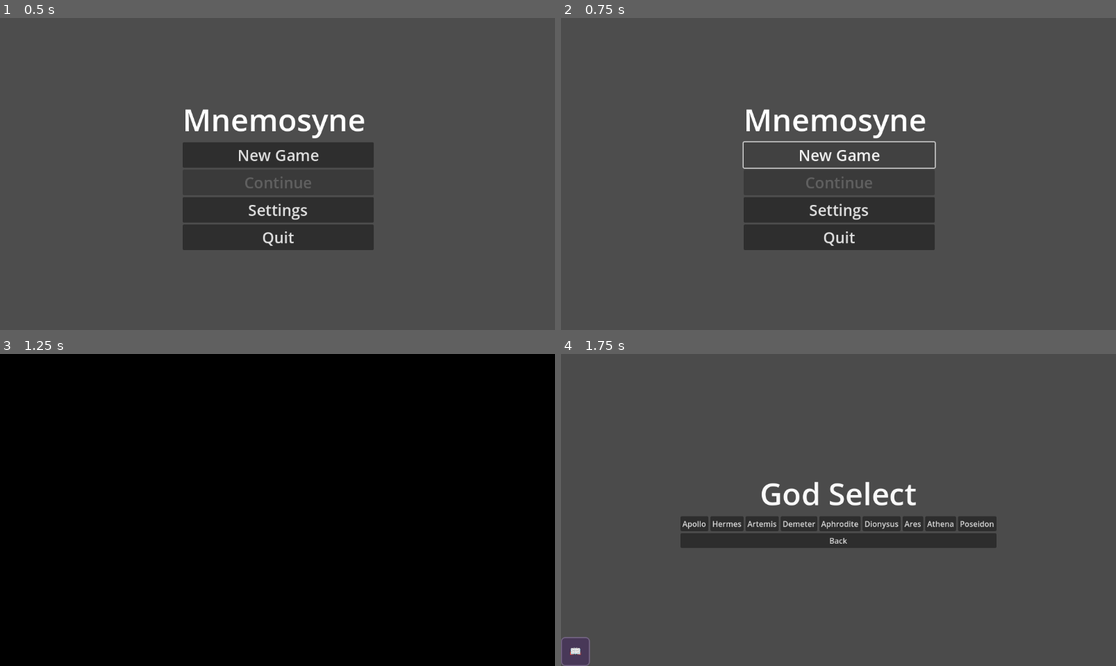
Above: before the commit, frames 1-4 (two rows, left to right).
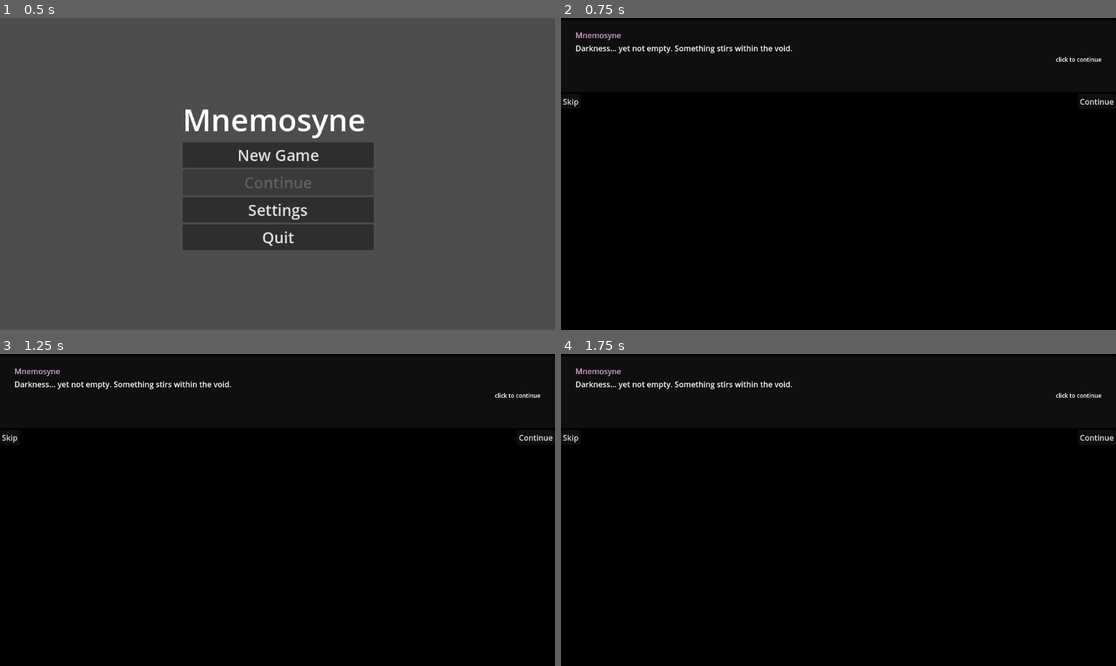
Above: after the commit, the same moments.

Repository: leslieharding/Mnemosyne
Game: Godot game, scene res://Scenes/MainMenu.tscn
Two runs of this game, one before a commit and one after it. Both use one fixed random seed, a clock stepped at 60 frames per second and the inputs below.
Inputs (mouse positions are in pixels of both pictures, inside the frame that each line leads up to):
- Up to frame 1 (0.5 s): no input
- Up to frame 2 (0.75 s): click "New Game" at 0.5 s
- Up to frame 3 (1.25 s): no input
- Up to frame 4 (1.75 s): click (838, 491) at 1.25 s, where only the run before the commit has a clickable "New Game"

Frame 1 is identical in both runs. In frame 2, 100% of the frame differs, in the area x 0-100%, y 0-100%; in frame 3, 0.7%; in frame 4, 100%.
Error after the commit: Invalid assignment of property or key 'text' with value of type 'String' on a base object of type 'null instance'. (res://Scripts/cutscene.gd:104)

Commit message:
trying to implement cut scenes

Diff:
--- a/Scripts/cutscene_manager.gd
+++ b/Scripts/cutscene_manager.gd
@@ -28,7 +28,20 @@
 	# Create Apollo character
 	var apollo = Character.new("Apollo", Color("#FFD700"), null, "right")
 
-	# Sample awakening cutscene
+	# NEW: Opening awakening cutscene
+	var opening_lines: Array[DialogueLine] = []
+	opening_lines.append(DialogueLine.new("Mnemosyne", "Darkness... yet not empty. Something stirs within the void."))
+	opening_lines.append(DialogueLine.new("Mnemosyne", "Fragments. Echoes. Memories that are not my own."))
+	opening_lines.append(DialogueLine.new("Apollo", "She awakens at last. The titaness of memory begins to stir."))
+	opening_lines.append(DialogueLine.new("Mnemosyne", "Who... speaks? Your voice carries light I do not understand."))
+	opening_lines.append(DialogueLine.new("Apollo", "I am Apollo, god of prophecy and light. Through divine conflict, you shall remember your purpose."))
+	opening_lines.append(DialogueLine.new("Mnemosyne", "My purpose? I feel... the weight of infinite battles calling to me."))
+	opening_lines.append(DialogueLine.new("Apollo", "Choose your patron, awakening one. Through their power, you shall forge new memories and reclaim what was lost."))
+
+	var opening_cutscene = CutsceneData.new("opening_awakening", [mnemosyne, apollo], opening_lines)
+	cutscenes["opening_awakening"] = opening_cutscene
+
+	# Sample awakening cutscene (existing)
 	var awakening_lines: Array[DialogueLine] = []
 	awakening_lines.append(DialogueLine.new("Mnemosyne", "I... what is this sensation? Fragments of thought coalescing..."))
 	awakening_lines.append(DialogueLine.new("Apollo", "Ah, the titaness stirs. Your awareness grows with each battle witnessed."))
@@ -39,7 +52,7 @@
 	var awakening_cutscene = CutsceneData.new("mnemosyne_awakening", [mnemosyne, apollo], awakening_lines)
 	cutscenes["mnemosyne_awakening"] = awakening_cutscene
 
-	# Sample boss encounter cutscene
+	# Sample boss encounter cutscene (existing)
 	var boss_lines: Array[DialogueLine] = []
 	boss_lines.append(DialogueLine.new("Mnemosyne", "This presence... it knows my thoughts before I think them."))
 	boss_lines.append(DialogueLine.new("Apollo", "The final guardian has been watching, learning your patterns."))
@@ -77,8 +90,14 @@
 	# Switch to cutscene scene
 	get_tree().change_scene_to_file("res://Scenes/Cutscene.tscn")
 
-# Return to the previous scene
 func return_to_previous_scene():
+	# Special handling for opening cutscene - always go to god select
+	var last_played = viewed_cutscenes[-1] if viewed_cutscenes.size() > 0 else ""
+	if last_played == "opening_awakening":
+		print("Completed opening cutscene, going to god select")
+		get_tree().change_scene_to_file("res://Scenes/GameModeSelect.tscn")
+		return
+
 	if return_scene_path != "":
 		# Restore scene parameters if they existed
 		if not return_scene_params.is_empty():
--- a/Scripts/main_menu.gd
+++ b/Scripts/main_menu.gd
@@ -84,7 +84,12 @@
 
 # Direct new game for first-time players
 func _on_new_game_button_pressed_direct():
-	TransitionManagerAutoload.change_scene_to("res://Scenes/GameModeSelect.tscn")
+	# Trigger the opening cutscene for first-time players too
+	if has_node("/root/CutsceneManagerAutoload"):
+		get_node("/root/CutsceneManagerAutoload").play_cutscene("opening_awakening")
+	else:
+		# Fallback if cutscene manager isn't available
+		TransitionManagerAutoload.change_scene_to("res://Scenes/GameModeSelect.tscn")
 
 # New game with confirmation for returning players
 func _on_new_game_button_pressed_with_confirmation():
@@ -110,8 +115,15 @@
 		run_tracker.clear_run()
 		print("Current run data cleared")
 
-	# Start fresh game
-	TransitionManagerAutoload.change_scene_to("res://Scenes/GameModeSelect.tscn")
+	# Trigger the opening cutscene instead of going directly to god select
+	if has_node("/root/CutsceneManagerAutoload"):
+		get_node("/root/CutsceneManagerAutoload").play_cutscene("opening_awakening")
+	else:
+		# Fallback if cutscene manager isn't available
+		TransitionManagerAutoload.change_scene_to("res://Scenes/GameModeSelect.tscn")
+
+
+
 
 func _on_quit_button_pressed() -> void:
 	get_tree().quit()
--- a/project.godot
+++ b/project.godot
@@ -21,6 +21,7 @@
 GlobalProgressTrackerAutoload="*res://Scripts/global_progress_tracker.gd"
 MemoryJournalManagerAutoload="*res://Scripts/memory_journal_manager.gd"
 BossPredictionTrackerAutoload="*res://Scripts/boss_prediction_tracker.gd"
+CutsceneManagerAutoload="*res://Scripts/cutscene_manager.gd"
 
 [input]
 
